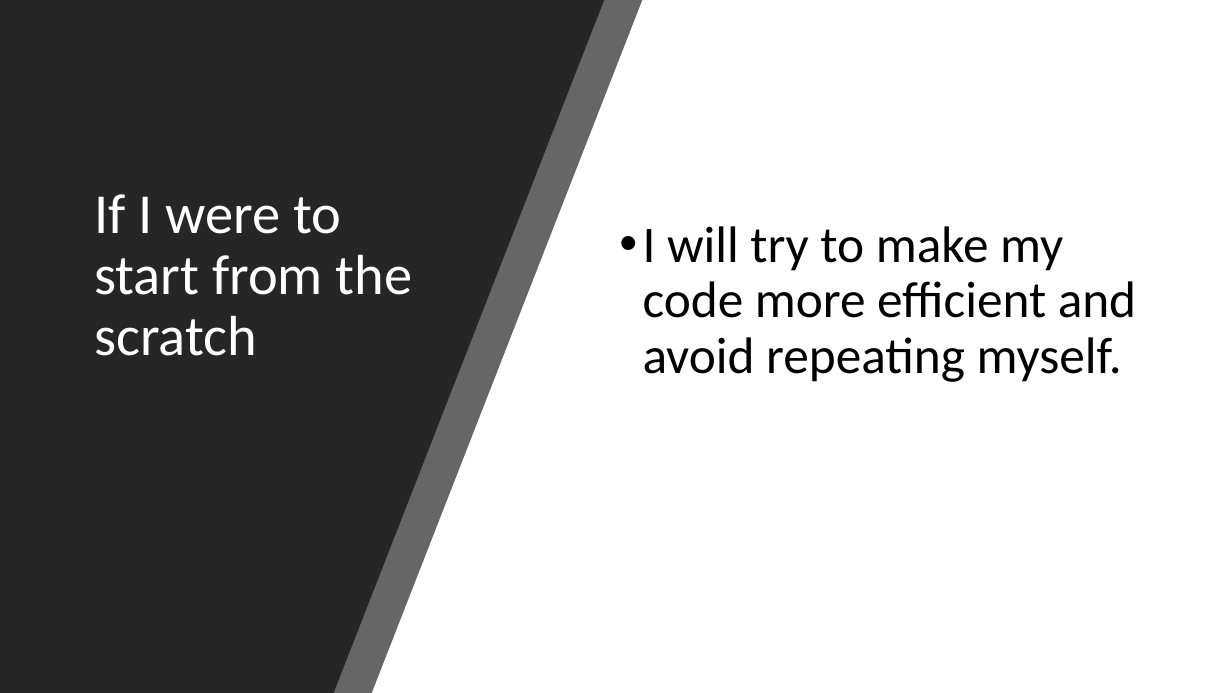
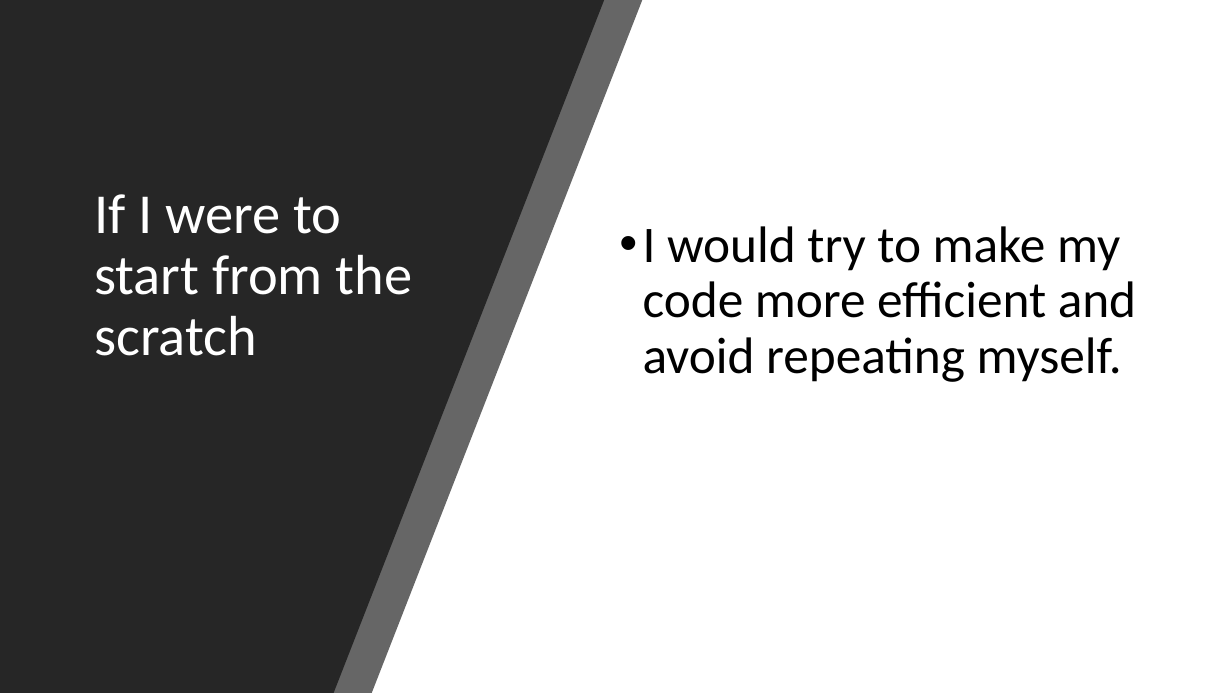
Before and after one commit to isra-st/NewPoPUpStore, a slide deck: slide 11 of New PopUpStore.pptx (slide 12 before the commit). Drawn at 1232x693 pixels with LibreOffice and Linux fonts; fonts in the diff are those of the drawing. Boxes give left, top, right and bottom in pixels: in the first picture for what was removed or moved away, otherwise in the second. Text is boxed around its words. In the diff, an @@ line names an element or a change of style, - is before the commit and + after.

```diff
--- a/New PopUpStore.pptx
+++ b/New PopUpStore.pptx
@@ text at (643, 226, 1136, 382): text changed @@
-• I will try to make my code more efficient and avoid repeating myself.
+• I would try to make my code more efficient and avoid repeating myself.
```
Also in this commit, not shown: 4 other slides changed, 3 slides added, 3 other files.
